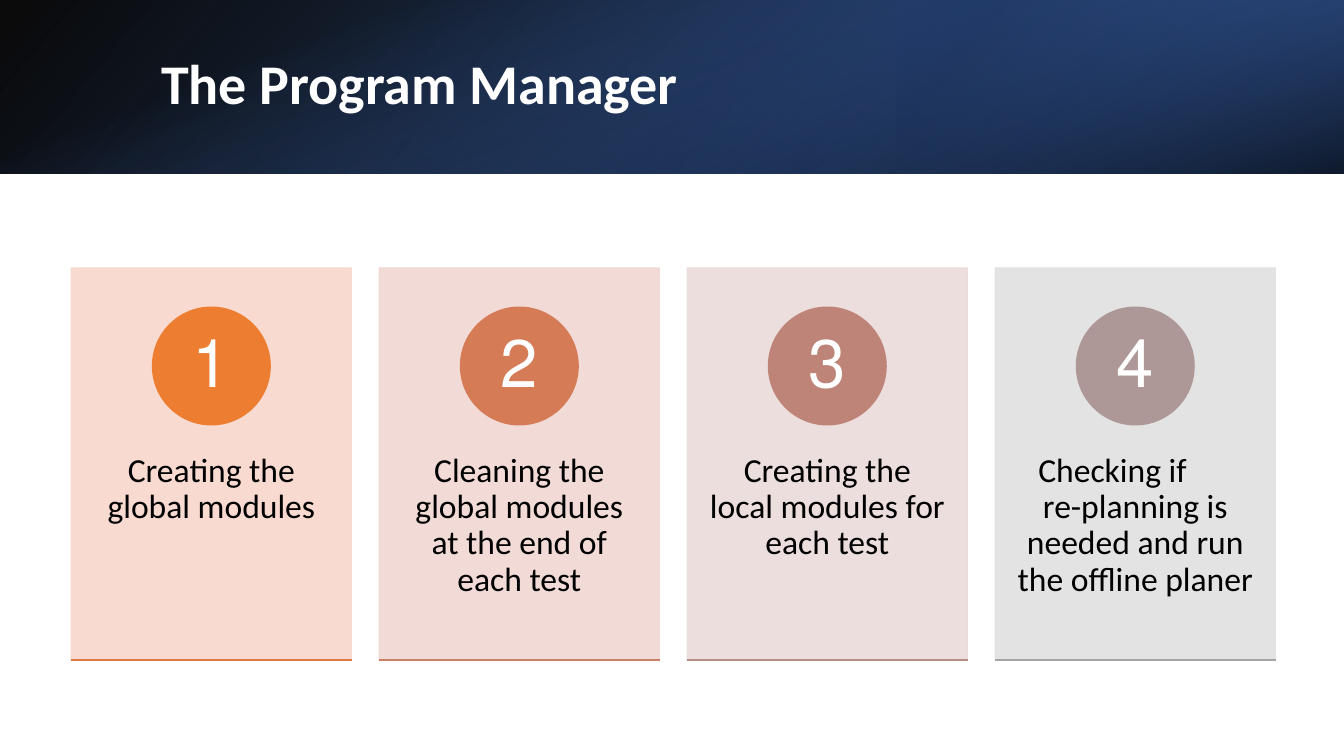
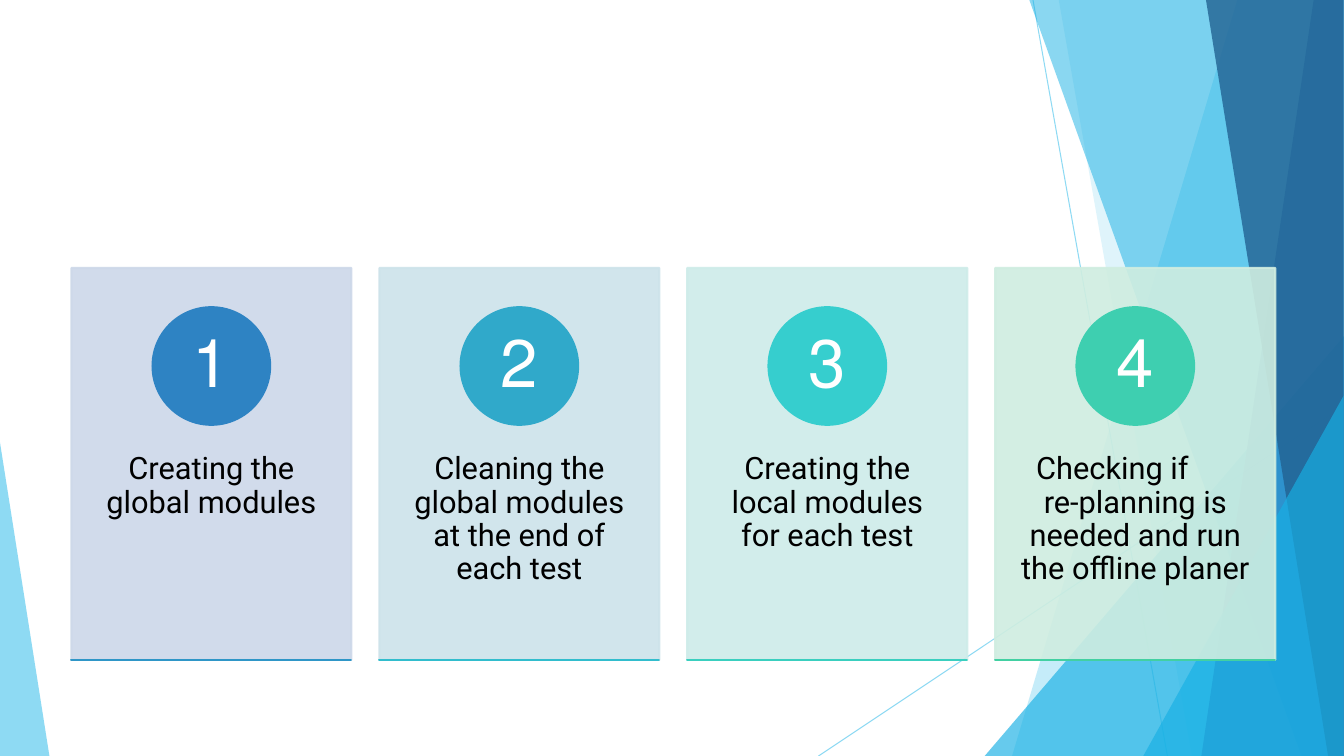
Before and after one commit to Cohen-Yoav/Project-A---Airport-Management, a slide deck: slide 21 of חומר עזר לפרויקט/project_A.pptx. Drawn at 1344x756 pixels with LibreOffice and Linux fonts; fonts in the diff are those of the drawing. Boxes give left, top, right and bottom in pixels: in the first picture for what was removed or moved away, otherwise in the second. Text is boxed around its words. In the diff, an @@ line names an element or a change of style, - is before the commit and + after.

Commit message:
changed the PPT design

```diff
--- a/חומר עזר לפרויקט/project_A.pptx
+++ b/חומר עזר לפרויקט/project_A.pptx
@@ rectangle removed at (0, 0, 1344, 173) @@
@@ rectangle removed at (0, 1, 1343, 174) @@
@@ rectangle removed at (896, 0, 1344, 173) @@
@@ title removed at (161, 64, 678, 114) @@
-The Program Manager
@@ rectangle at (72, 268, 352, 660): fill #F8D7CE at 90% opacity to #CDD9E9 at 90% opacity; outline #F8D7CE 1 pt to #CDD9E9 1.5 pt @@
@@ rectangle at (379, 268, 659, 660): fill #F1D8D4 at 90% opacity to #CEE3EB at 90% opacity; outline #F1D8D4 1 pt to #CEE3EB 1.5 pt @@
@@ rectangle at (688, 268, 968, 660): fill #E9DBDA at 90% opacity to #CEECEA at 90% opacity; outline #E9DBDA 1 pt to #CEECEA 1.5 pt @@
@@ rectangle at (995, 268, 1275, 660): fill #E1E1E1 at 90% opacity to #CFEEE0 at 90% opacity; outline #E1E1E1 1 pt to #CFEEE0 1.5 pt @@
@@ ellipse at (152, 308, 270, 425): fill #ED7D31 to #2E83C3; outline #ED7D31 1 pt to #2E83C3 1.5 pt @@
@@ ellipse at (461, 308, 579, 425): fill #D57B56 to #30A9CA; outline #D57B56 1 pt to #30A9CA 1.5 pt @@
@@ ellipse at (768, 308, 886, 425): fill #BF8478 to #36CECE; outline #BF8478 1 pt to #36CECE 1.5 pt @@
@@ ellipse at (1077, 308, 1195, 425): fill #AD9897 to #3ECFB0; outline #AD9897 1 pt to #3ECFB0 1.5 pt @@
@@ font Calibri to Roboto in 4 elements at (193, 339, 230, 387), (501, 339, 538, 387), (809, 339, 846, 389), (1117, 339, 1154, 387) @@
@@ size 24 to 22 pt, font Calibri to Roboto in 4 elements at (106, 456, 316, 520), (414, 456, 624, 580), (732, 456, 923, 547), (1021, 455, 1249, 586) @@
@@ group added at (0, 0, 1344, 756): 5 freeform shapes, 3 triangles, 2 lines @@
@@ rectangle at (72, 660, 352, 660): fill #E07A44 to #2F96C7; outline #E07A44 1 pt to #2F96C7 1.5 pt @@
@@ rectangle at (379, 660, 659, 660): fill #CA7E67 to #32BDCD; outline #CA7E67 1 pt to #32BDCD 1.5 pt @@
@@ rectangle at (688, 660, 968, 660): fill #B68D88 to #3ACFBF; outline #B68D88 1 pt to #3ACFBF 1.5 pt @@
@@ rectangle at (995, 660, 1275, 660): fill #A5A5A5 to #42D0A2; outline #A5A5A5 1 pt to #42D0A2 1.5 pt @@
```
Also in this commit, not shown: 38 other slides changed.
